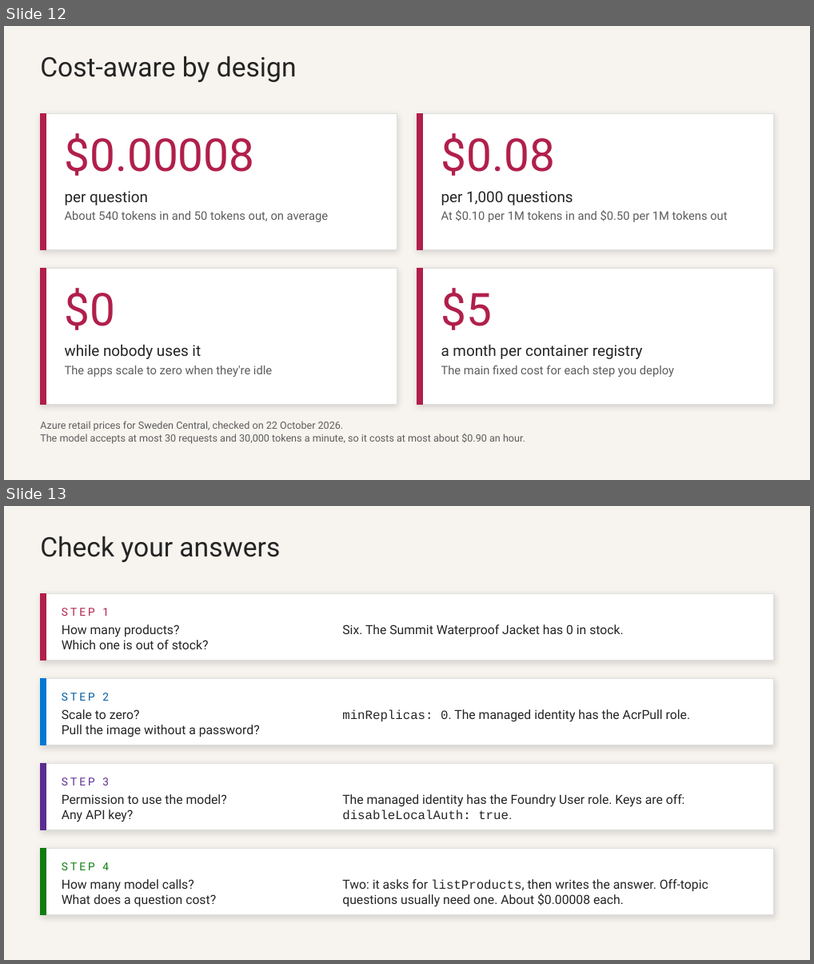
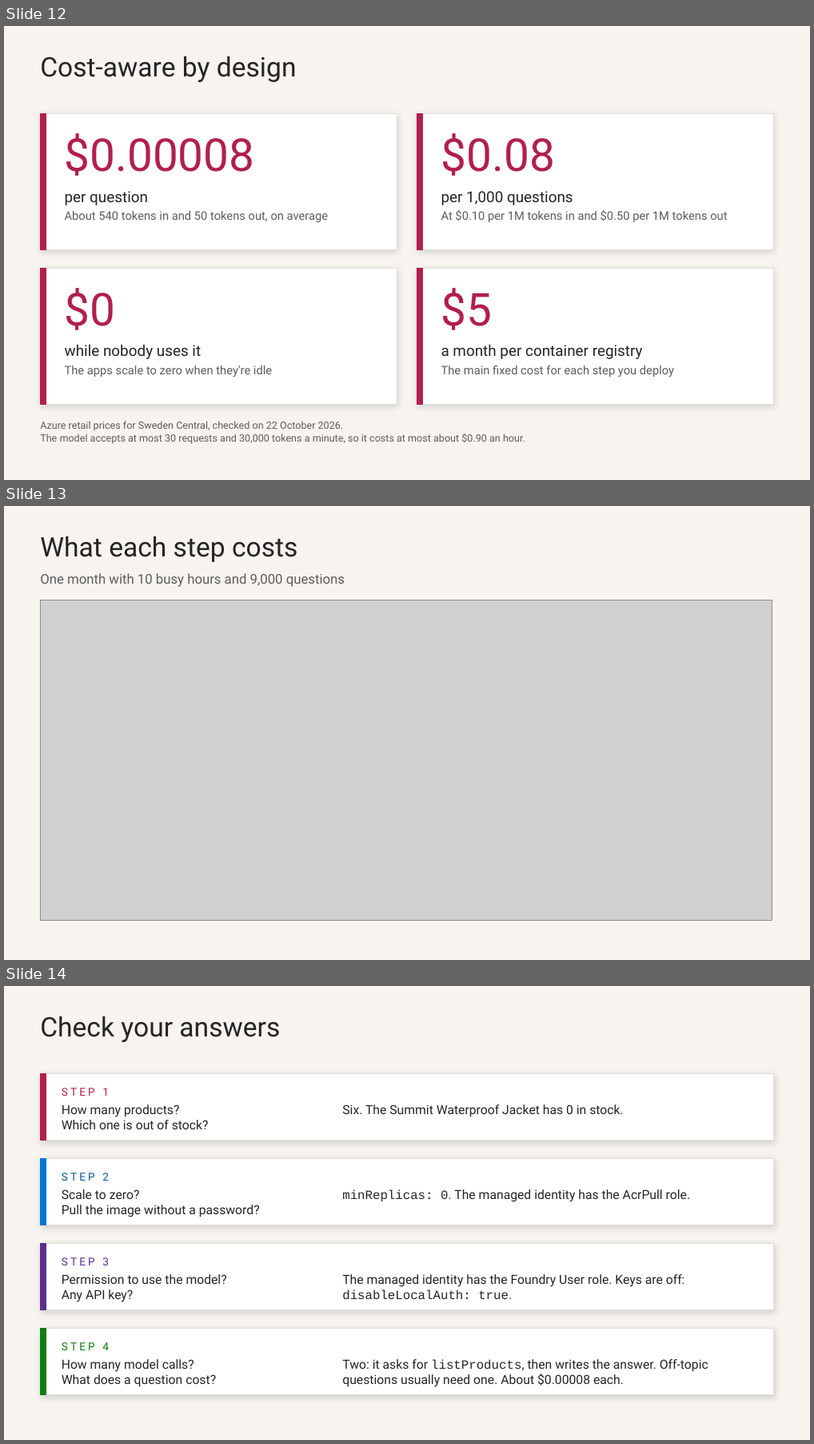
Before and after one commit to roryp/spring-ai-webstore, a slide deck: docs/trail-store-workshop.pptx. Shown one above the other, each under a label of ours: slides 12 and 13 before the commit, slides 12, 13 and 14 after it. The pictures are 814x964 and 814x1444 pixels, drawn with LibreOffice and Linux fonts; fonts in the diff are those of the drawing; grey boxes stand for pictures. Boxes give left, top, right and bottom in pixels: in the first picture for what was removed or moved away, otherwise in the second. Text is boxed around its words. In the diff, an @@ line names an element or a change of style, - is before the commit and + after.

```diff
--- a/docs/trail-store-workshop.pptx
+++ b/docs/trail-store-workshop.pptx
@@ slide 13 added at [4, 506, 810, 960], background #F7F4EF @@
@@ text added at [40, 536, 298, 562], 32 pt, text #242424 @@
+What each step costs
@@ text added at [40, 573, 345, 587], 16 pt, text #5C5C5C @@
+One month with 10 busy hours and 9,000 questions
@@ picture added at [40, 600, 772, 920] @@
@@ what was slide 13 is now slide 14 @@
```
Also in this commit, not shown: 1 other file.
